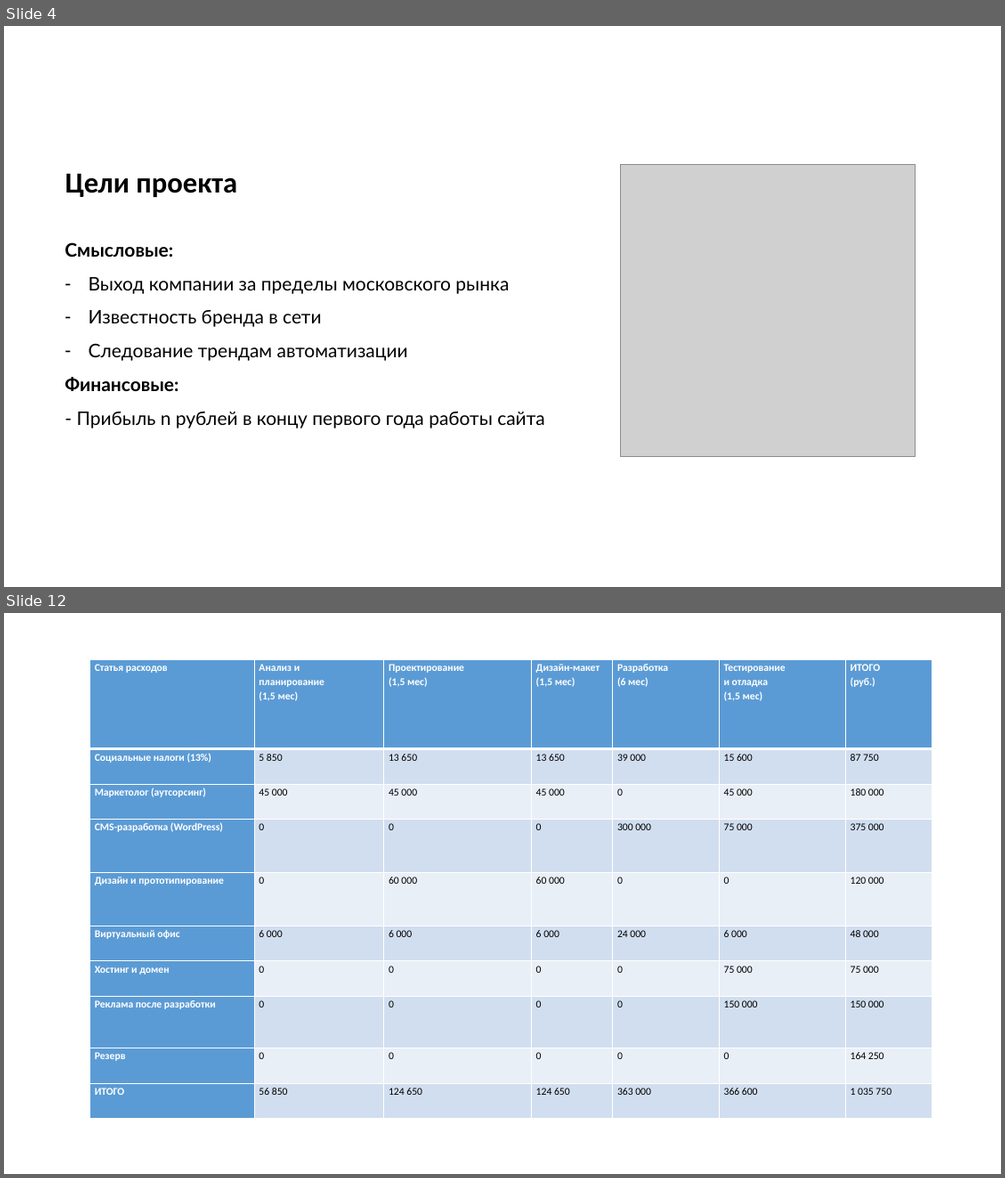
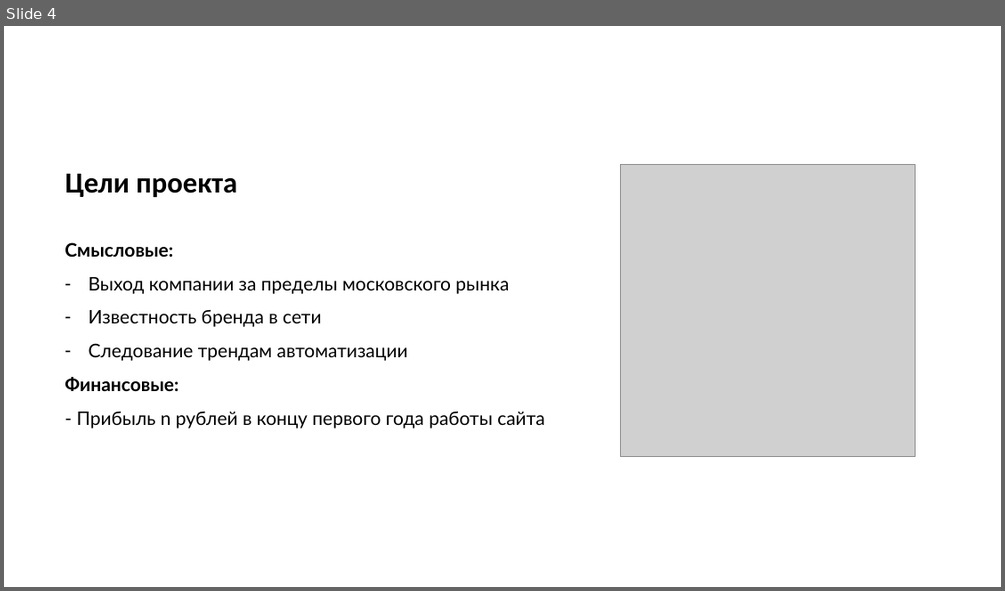
Before and after one commit to LYuree/UiTP, a slide deck: УиТП презентация.pptx. Shown one above the other, each under a label of ours: slides 4 and 12 before the commit, slide 4 after it; the slides between them are not shown. The pictures are 1005x1178 and 1005x591 pixels, drawn with LibreOffice and Linux fonts; fonts in the diff are those of the drawing; grey boxes stand for pictures. Boxes give left, top, right and bottom in pixels: in the first picture for what was removed or moved away, otherwise in the second. Text is boxed around its words. In the diff, an @@ line names an element or a change of style, - is before the commit and + after.

```diff
--- a/УиТП презентация.pptx
+++ b/УиТП презентация.pptx
@@ slide 12 removed at (x1=4, y1=613, x2=1001, y2=1174), background #FFFFFF @@
@@ table removed at (x1=90, y1=659, x2=932, y2=1119), 10 rows, 7 columns @@
-Статья расходов | Анализ и планирование (1,5 мес) | Проектирование (1,5 мес) | Дизайн-макет (1,5 мес) | Разработка (6 мес) | Тестирование и отладка (1,5 мес) | ИТОГО (руб.)
-Социальные налоги (13%) | 5 850 | 13 650 | 13 650 | 39 000 | 15 600 | 87 750
-Маркетолог (аутсорсинг) | 45 000 | 45 000 | 45 000 | 0 | 45 000 | 180 000
-CMS-разработка (WordPress) | 0 | 0 | 0 | 300 000 | 75 000 | 375 000
-Дизайн и прототипирование | 0 | 60 000 | 60 000 | 0 | 0 | 120 000
-Виртуальный офис | 6 000 | 6 000 | 6 000 | 24 000 | 6 000 | 48 000
-Хостинг и домен | 0 | 0 | 0 | 0 | 75 000 | 75 000
-Реклама после разработки | 0 | 0 | 0 | 0 | 150 000 | 150 000
-Резерв | 0 | 0 | 0 | 0 | 0 | 164 250
-ИТОГО | 56 850 | 124 650 | 124 650 | 363 000 | 366 600 | 1 035 750
```
Also in this commit, not shown: 4 slides changed, 3 slides added, 6 other slides removed, 1 other file.
